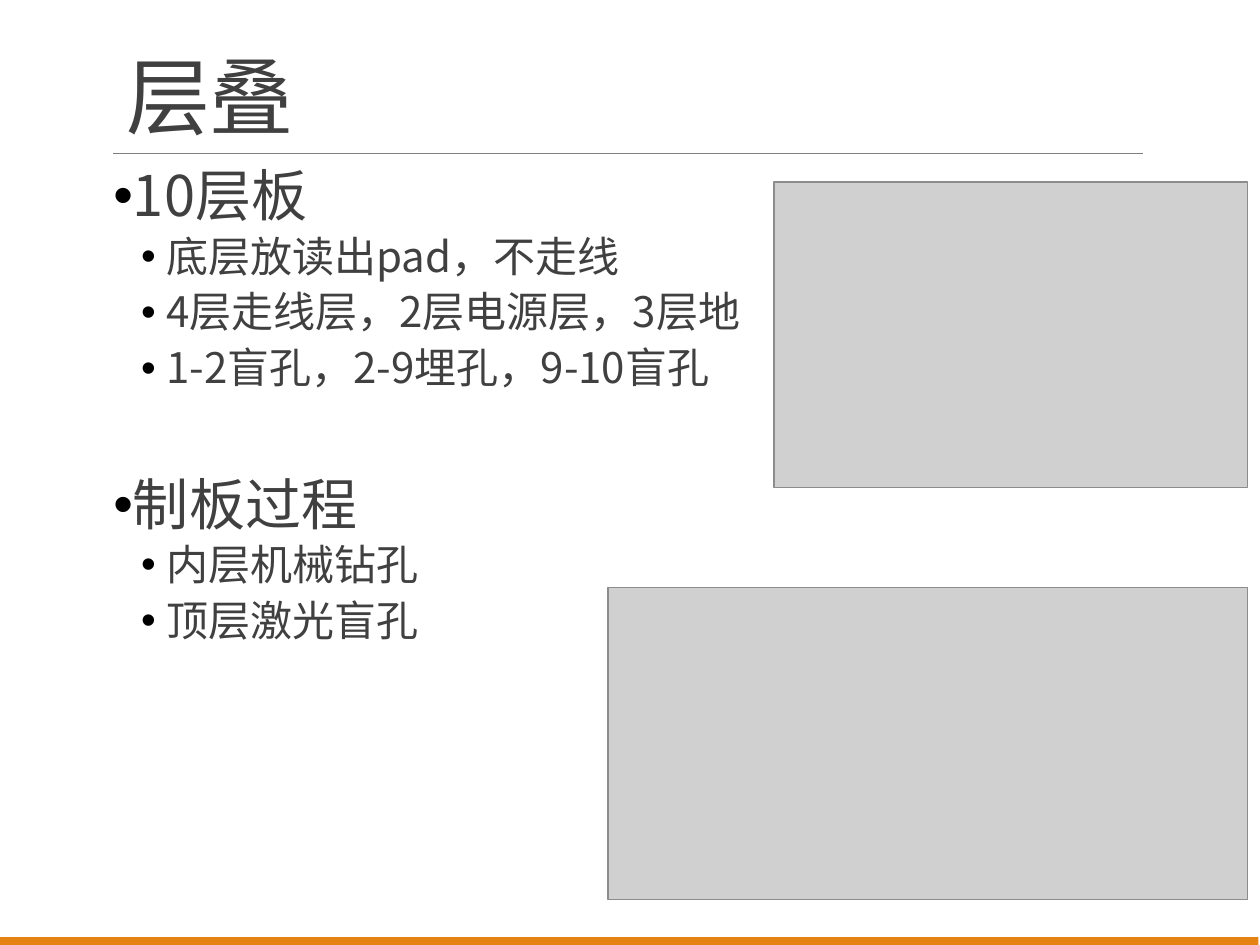
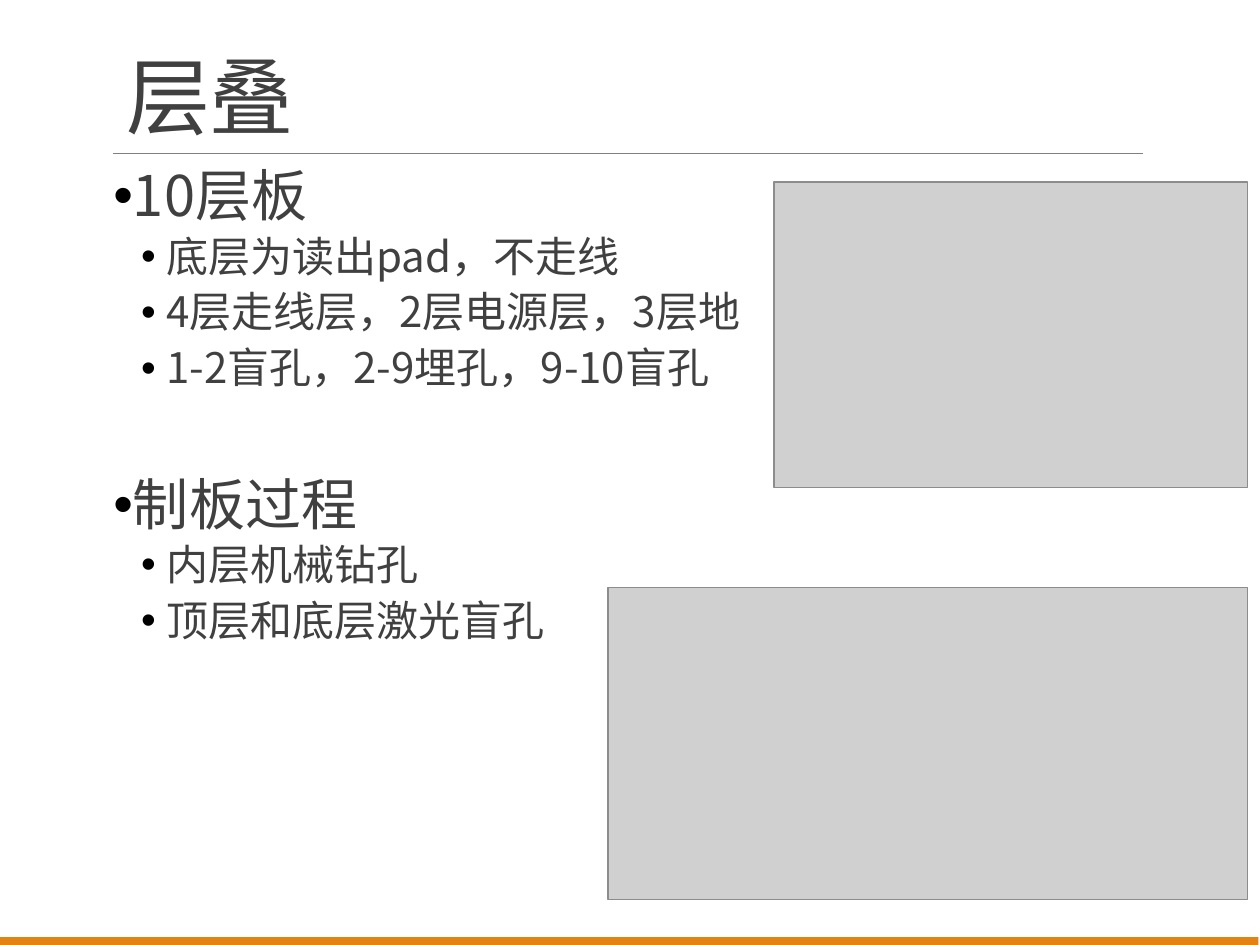
Before and after one commit to wyu0725/SDHCAL_DAQ, a slide deck: slide 3 of Slides/SDHCALReport20180103.pptx. Drawn at 1260x945 pixels with LibreOffice and Linux fonts; fonts in the diff are those of the drawing; grey boxes stand for pictures. Boxes give left, top, right and bottom in pixels: in the first picture for what was removed or moved away, otherwise in the second. Text is boxed around its words. In the diff, an @@ line names an element or a change of style, - is before the commit and + after.

```diff
--- a/Slides/SDHCALReport20180103.pptx
+++ b/Slides/SDHCALReport20180103.pptx
@@ text at [166,236,619,282]: text changed @@
-  • 底层放读出pad，不走线
+  • 底层为读出pad，不走线
@@ text at [166,600,544,640]: text changed @@
-  • 顶层激光盲孔
+  • 顶层和底层激光盲孔
```
Also in this commit, not shown: 4 other slides changed.
